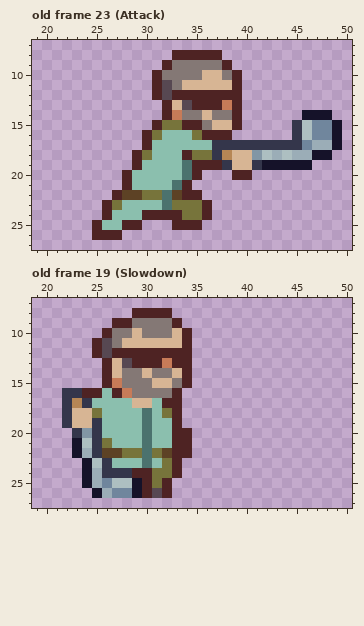
Pixel-art file, stored at resources/art/raw/character_animations/main_character_golf_weapon.aseprite. That is the earlier state.
60x36 pixels, 26 frames. Colours within 5 levels of each other are drawn and written as one. Shown: old frame 23 (Attack): x 19..50, y 7..27; old frame 19 (Slowdown): x 19..50, y 7..27. The commit also changed other frames, which this record leaves out.
And afterwards:
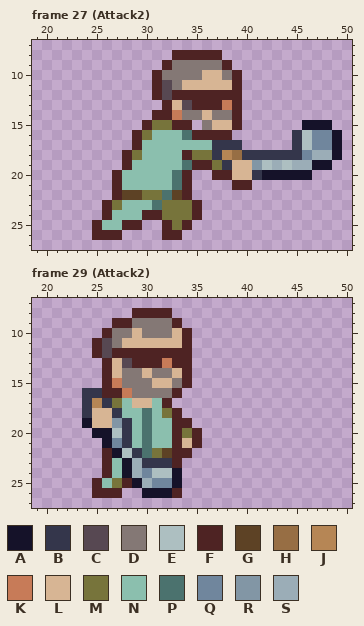
Palette (. is transparent): A #151229  B #34364b  C #574852  D #847875  E #adbfc1  F #4e2323  G #5d4225  H #976e44  J #b68655  K #c77b58  L #d7b594  M #77743b  N #8bbfae  P #4b726e  Q #70869d  R #8296a5  S #9badb7
A new or re-ordered frame is compared with the old frame closest to it.
Message: iterate attack: more frames, change speed on attack
Change:
frames 26 -> 30
Changed rows in their new state; - is an unchanged pixel.
Frame 27 (Attack2) is new; against old frame 23 (Attack), layers "hands", "golf", "body":
first column x 27:
14 ----F--------------...-
15 ---FM-F-.---------.AAA.
16 --FMN--PF--------------
17 --FN---------.....-EQQ-
18 -FMN--------HBBBBBBQSSA
19 -FN-------M---RESESSAA-
20 FN----PF.-FFLLBAAAAA---
21 FN----------FF---------
22 --------.--------------
23 ----PM--F.-------------
24 -----MM-F.-------------
25 -----FM-.--------------
26 -----FF----------------
Frame 29 (Attack2) is new; against old frame 19 (Slowdown), layers "hands", "golf", "body":
first column x 22:
16 ..BBF---------
17 ..-JBM-----.--
18 ..BLLB--------
19 ..ALLRB-----F-
20 -..AAEB-----MF
21 -...AQB-----LF
22 -...FAEB------
23 --..F-ASBBB---
24 --..FNASQEEA--
25 --.FNMF-SQQA--
26 ---FFF..AAAF--
Changed places in both pictures, as pixel boxes (x1, y1, x2, y2):
changed: (112, 110, 342, 240)
changed: (62, 388, 202, 498)
